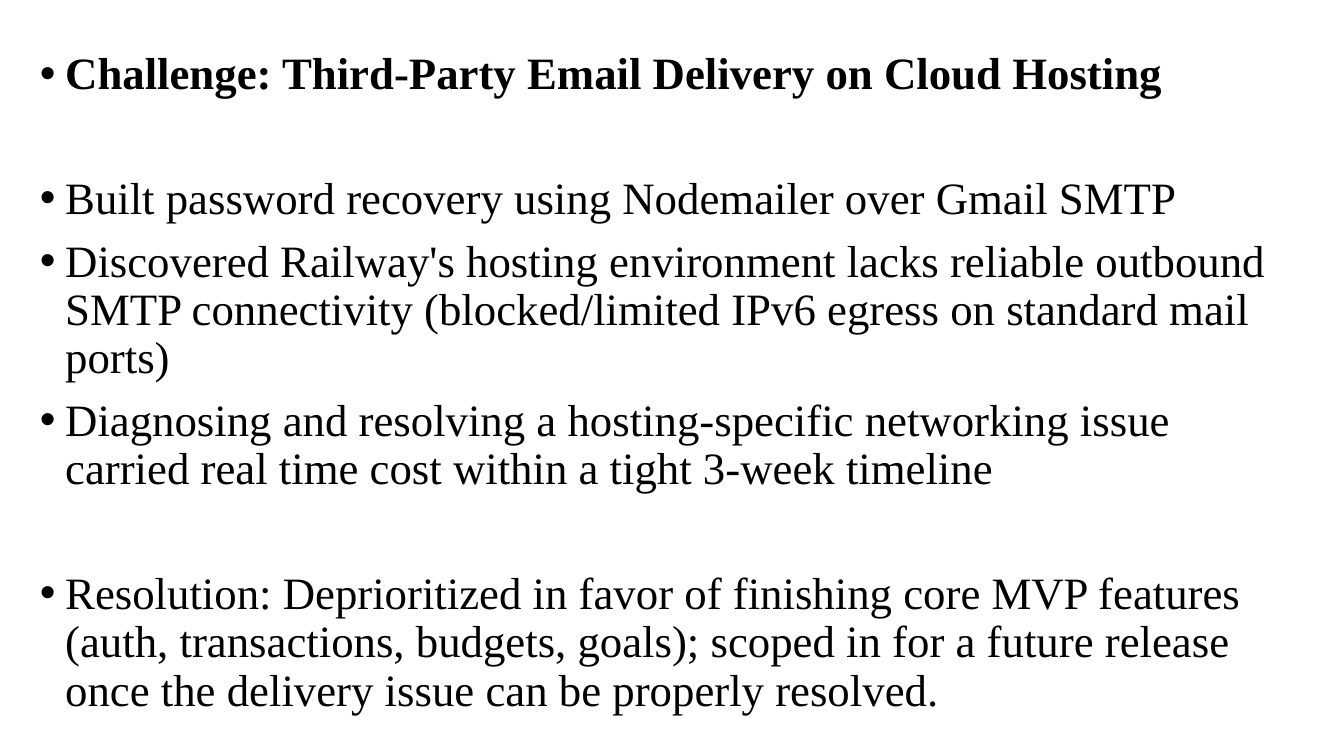
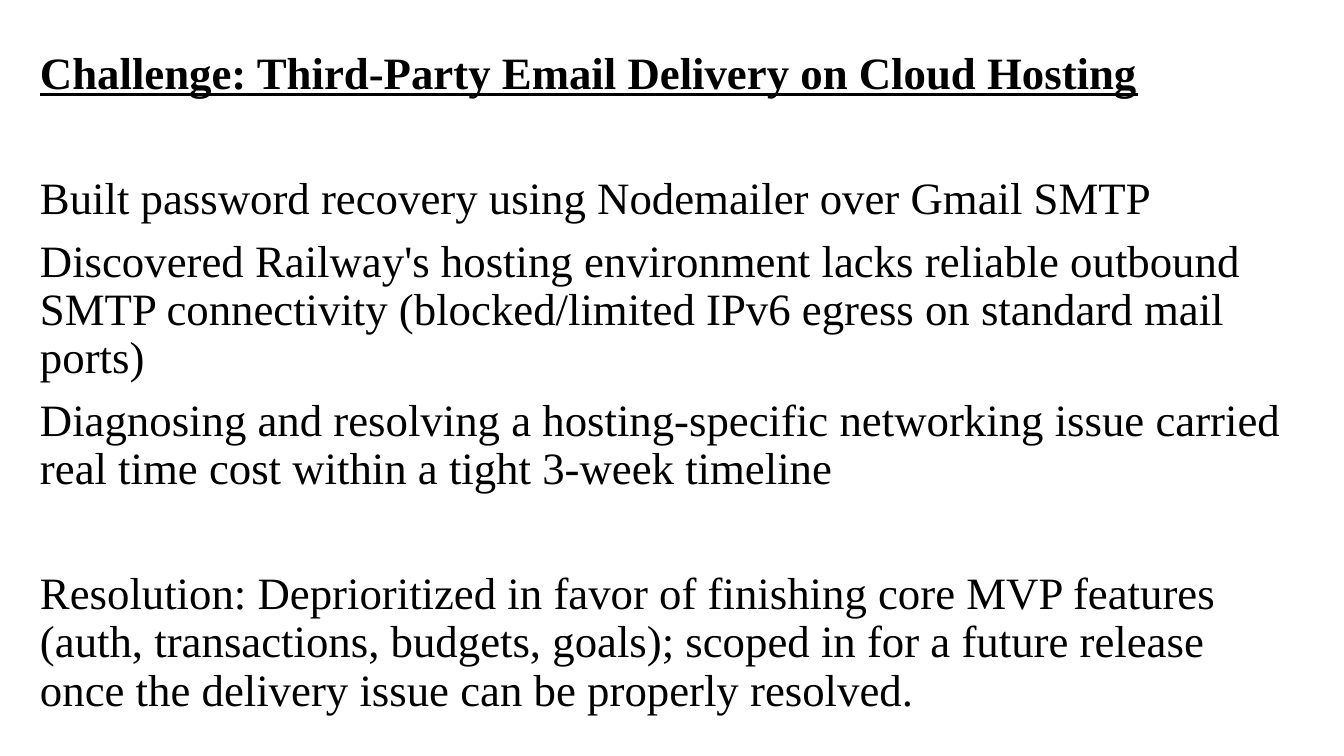
Before and after one commit to p1-my2/Malihub, a slide deck: slide 14 of MALIHUB POWERPOINT PRESENTATION.pptx (slide 12 before the commit). Drawn at 1344x756 pixels with LibreOffice and Linux fonts; fonts in the diff are those of the drawing. Boxes give left, top, right and bottom in pixels: in the first picture for what was removed or moved away, otherwise in the second. Text is boxed around its words. In the diff, an @@ line names an element or a change of style, - is before the commit and + after.

```diff
--- a/MALIHUB POWERPOINT PRESENTATION.pptx
+++ b/MALIHUB POWERPOINT PRESENTATION.pptx
@@ text "Challenge: Third-Party Email Delivery on ..." at [40, 58, 1280, 715]: underline on in "Challenge: Third-Party Email Delivery on Cloud Hosting"; bullet • to none @@
```
Also in this commit, not shown: 1 other slide changed, 2 slides added.
